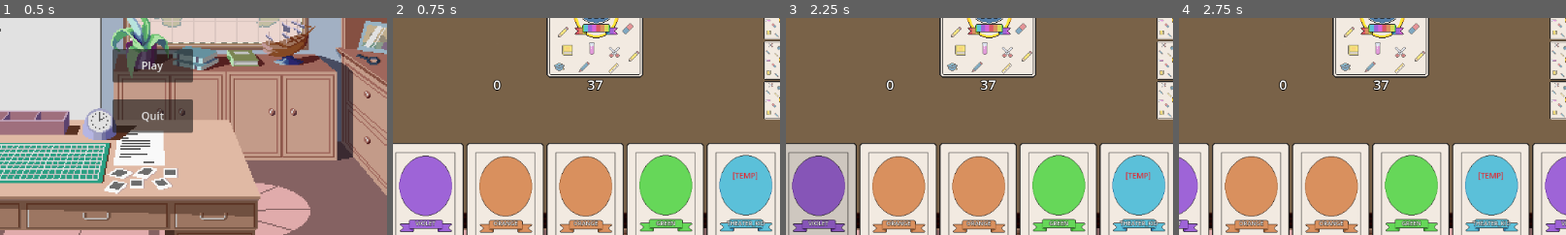
Above: before the commit, frames 1-4 (left to right).
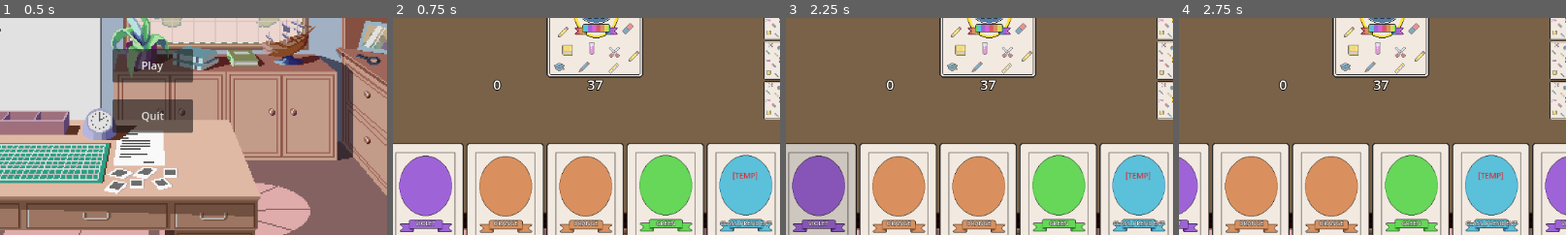
Above: after the commit, the same moments.

Repository: ludughetti/RainbowHigh
Game: Godot game, scene res://scenes/game/main_menu.tscn
The game is run twice, just before and just after one commit, with the same random seed, the same clock (stepped at 60 frames per second) and the same inputs.
Inputs:
- Up to frame 1 (0.5 s): no input
- Up to frame 2 (0.75 s): click "Play" at 0.5 s
- Up to frame 3 (2.25 s): click "BLUE" at 1.25 s; click "VIOLET" at 2 s
- Up to frame 4 (2.75 s): no input
The pictures show only the part of the screen within x 30-80%, y 39-89%; the shares and areas given below are measured in that part.

Frame 1 is identical in both runs. In frame 2, 0.3% of the frame differs, in the area x 84-98%, y 93-97%; in frame 3, 0.3%; in frame 4, 0.3%.

Commit message:
Implemented Class President

Diff:
--- a/scripts/game/game_manager.gd
+++ b/scripts/game/game_manager.gd
@@ -65,7 +65,7 @@
 		# TEMP ------------------
 		if player.player_name == "Player":
 			var special_card := CardCharacterData.new()
-			special_card.setup_card(CardConstants.CardCharacter.THEATER_KID)
+			special_card.setup_card(CardConstants.CardCharacter.CLASS_PRESIDENT)
 			player.add_card_to_hand(special_card)
 
 		player.update_ui()
@@ -117,7 +117,7 @@
 
 		# Trigger effect if it's a character card
 		if selected_card.card_type == CardConstants.CardType.CHARACTER:
-			on_character_card_effect(
+			await on_character_card_effect(
 				(selected_card as CardCharacterData).character_type,
 				current_player
 			)
@@ -171,7 +171,7 @@
 		if card_to_discard:
 			# 🔁 If another character card is discarded, apply its effect
 			if card_to_discard.card_type == CardConstants.CardType.CHARACTER:
-				on_character_card_effect(
+				await on_character_card_effect(
 					(card_to_discard as CardCharacterData).character_type,
 					player
 				)
@@ -194,6 +194,8 @@
 			await apply_effect_nosey(player)
 		CardConstants.CardCharacter.THEATER_KID:
 			await apply_effect_theater_kid(player)
+		CardConstants.CardCharacter.CLASS_PRESIDENT:
+			await apply_effect_class_president(player)
 
 func apply_effect_math_teacher(player: BasePlayer):
 	print("Math Teacher: Drawing 2 extra cards")
@@ -364,3 +366,40 @@
 				(discarded_card as CardCharacterData).character_type,
 				player
 			)
+
+func apply_effect_class_president(_player: BasePlayer):
+	print("Class President: All players give one card to the player on their right")
+
+	for i in range(players.size()):
+		var from_player: BasePlayer = players[i]
+		var to_player: BasePlayer = players[(i + 1) % players.size()]
+
+		if from_player.hand.is_empty():
+			print("%s has no cards to give." % from_player.player_name)
+			continue
+
+		var given_card: CardData = null
+
+		if from_player is AIPlayer:
+			given_card = (from_player as AIPlayer).pick_discard_card()
+		else:
+			print("%s must give a card to %s" % [from_player.player_name, to_player.player_name])
+			given_card = await from_player.action_requested
+
+		if given_card == null:
+			print("No card selected from %s" % from_player.player_name)
+			continue
+
+		from_player.discard_from_hand(given_card)
+		to_player.add_card_to_hand(given_card)
+
+		print("%s gave a card to %s" % [from_player.player_name, to_player.player_name])
+
+		# Trigger character effect on the received card
+		if given_card.card_type == CardConstants.CardType.CHARACTER:
+			await on_character_card_effect((given_card as CardCharacterData).character_type, to_player)
+
+		from_player.update_ui()
+		to_player.update_ui()
+
+		await enforce_hand_limit(to_player)
--- a/scripts/utils/card_assets_utils.gd
+++ b/scripts/utils/card_assets_utils.gd
@@ -38,7 +38,7 @@
 	CardConstants.CardCharacter.PROM_QUEEN: preload("res://assets/cards/character/prom_queen/PROM_QUEEN_Idle.png"),
 	CardConstants.CardCharacter.NOSEY: preload("res://assets/cards/character/nosey/NOSEY_Idle.png"),
 	CardConstants.CardCharacter.THEATER_KID: preload("res://assets/cards/character/theater_kid/THEATER_KID_Idle.png"),
-	#CardConstants.CardCharacter.CLASS_PRESIDENT: preload("res://assets/cards/character/ClassPresident_Idle.png"),
+	CardConstants.CardCharacter.CLASS_PRESIDENT: preload("res://assets/cards/character/class_president/CLASS_PRESIDENT_Idle.png"),
 	#CardConstants.CardCharacter.ART_TEACHER: preload("res://assets/cards/character/ArtTeacher_Idle.png"),
 	#CardConstants.CardCharacter.BAD_BOY: preload("res://assets/cards/character/BadBoy_Idle.png"),
 	#CardConstants.CardCharacter.HISTORY_TEACHER: preload("res://assets/cards/character/HistoryTeacher_Idle.png")
@@ -50,7 +50,7 @@
 	CardConstants.CardCharacter.PROM_QUEEN: preload("res://assets/cards/character/prom_queen/PROM_QUEEN_Hover.png"),
 	CardConstants.CardCharacter.NOSEY: preload("res://assets/cards/character/nosey/NOSEY_Hover.png"),
 	CardConstants.CardCharacter.THEATER_KID: preload("res://assets/cards/character/theater_kid/THEATER_KID_Hover.png"),
-	#CardConstants.CardCharacter.CLASS_PRESIDENT: preload("res://assets/cards/character/ClassPresident_Idle.png"),
+	CardConstants.CardCharacter.CLASS_PRESIDENT: preload("res://assets/cards/character/class_president/CLASS_PRESIDENT_Hover.png"),
 	#CardConstants.CardCharacter.ART_TEACHER: preload("res://assets/cards/character/ArtTeacher_Idle.png"),
 	#CardConstants.CardCharacter.BAD_BOY: preload("res://assets/cards/character/BadBoy_Idle.png"),
 	#CardConstants.CardCharacter.HISTORY_TEACHER: preload("res://assets/cards/character/HistoryTeacher_Idle.png")
@@ -62,7 +62,7 @@
 	CardConstants.CardCharacter.PROM_QUEEN: preload("res://assets/cards/character/prom_queen/PROM_QUEEN_Pressed.png"),
 	CardConstants.CardCharacter.NOSEY: preload("res://assets/cards/character/nosey/NOSEY_Pressed.png"),
 	CardConstants.CardCharacter.THEATER_KID: preload("res://assets/cards/character/theater_kid/THEATER_KID_Pressed.png"),
-	#CardConstants.CardCharacter.CLASS_PRESIDENT: preload("res://assets/cards/character/ClassPresident_Idle.png"),
+	CardConstants.CardCharacter.CLASS_PRESIDENT: preload("res://assets/cards/character/class_president/CLASS_PRESIDENT_Pressed.png"),
 	#CardConstants.CardCharacter.ART_TEACHER: preload("res://assets/cards/character/ArtTeacher_Idle.png"),
 	#CardConstants.CardCharacter.BAD_BOY: preload("res://assets/cards/character/BadBoy_Idle.png"),
 	#CardConstants.CardCharacter.HISTORY_TEACHER: preload("res://assets/cards/character/HistoryTeacher_Idle.png")
Binary file added: assets/cards/character/class_president/CLASS_PRESIDENT_Hover.png
Not shown, added: assets/cards/character/class_president/CLASS_PRESIDENT_Hover.png.import
Binary file added: assets/cards/character/class_president/CLASS_PRESIDENT_Idle.png
Not shown, added: assets/cards/character/class_president/CLASS_PRESIDENT_Idle.png.import
Binary file added: assets/cards/character/class_president/CLASS_PRESIDENT_Pressed.png
Not shown, added: assets/cards/character/class_president/CLASS_PRESIDENT_Pressed.png.import
